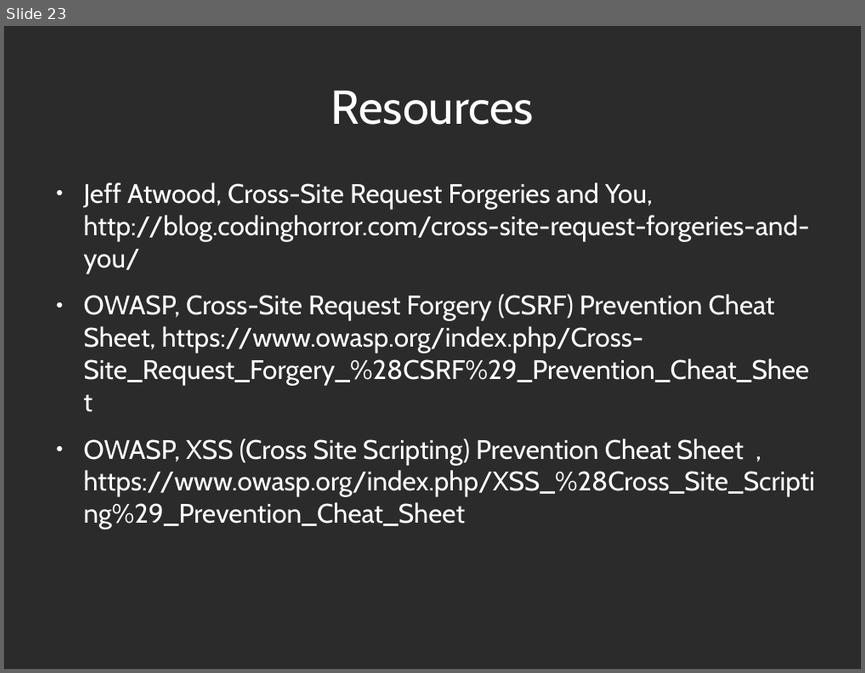
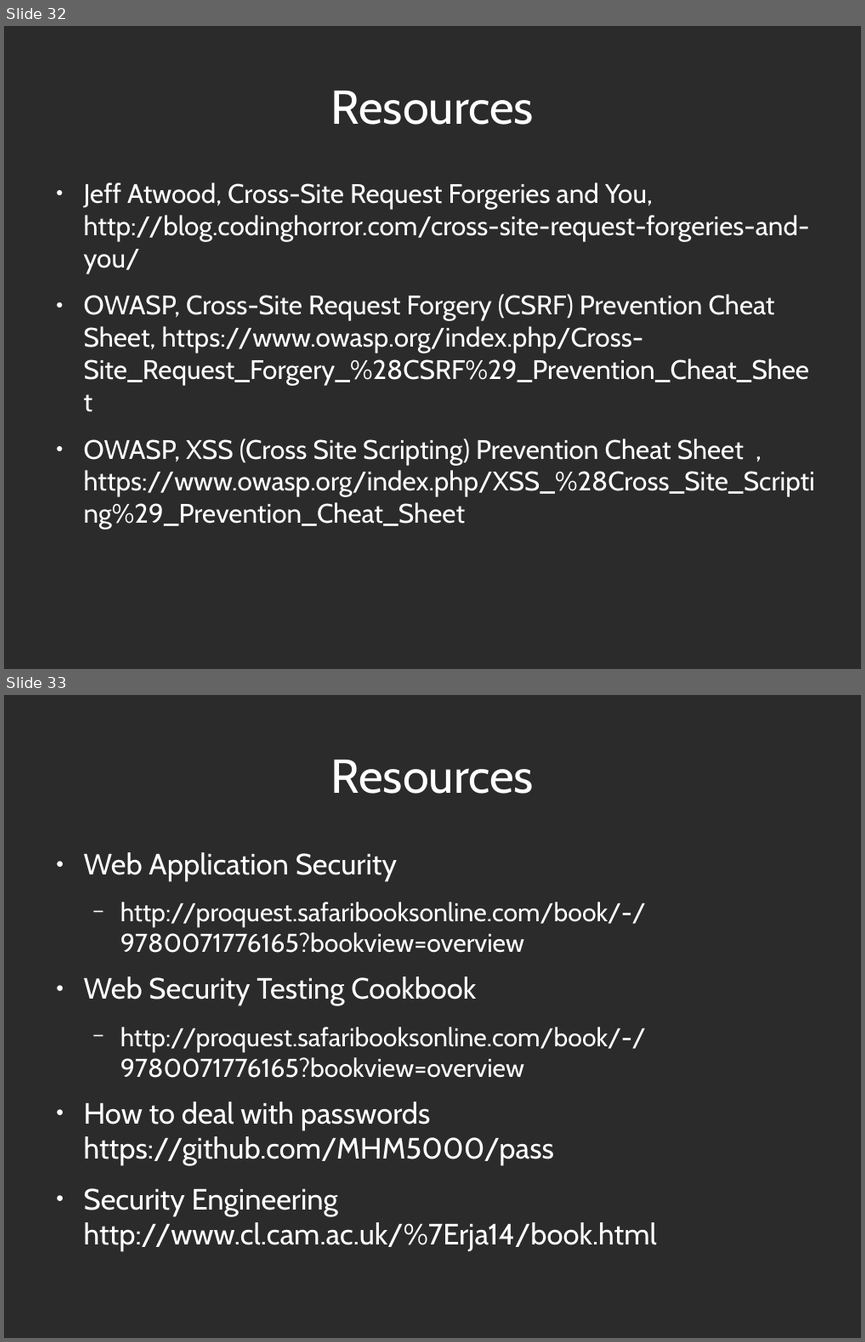
Before and after one commit to abramhindle/CMPUT404-Web-Security, a slide deck: 11-Security.odp. Shown one above the other, each under a label of ours: slide 23 before the commit, slides 32 and 33 after it. The pictures are 865x673 and 865x1342 pixels, drawn with LibreOffice and Linux fonts; fonts in the diff are those of the drawing; background and template pictures are left out; a plain dark background stands for a picture behind light text. Boxes give left, top, right and bottom in pixels: in the first picture for what was removed or moved away, otherwise in the second. Text is boxed around its words. In the diff, an @@ line names an element or a change of style, - is before the commit and + after.

```diff
--- a/11-Security.odp
+++ b/11-Security.odp
@@ slide 33 added at box(4, 695, 861, 1338), background picture (left out) @@
@@ title added at box(331, 760, 534, 794), 44 pt, text #FFFFFF @@
+Resources
@@ text added at box(84, 852, 657, 1251), 27.2 pt, text #FFFFFF @@
+● Web Application Security
+  − http://proquest.safaribooksonline.com/book/-/9780071776165?bookview=overview
+● Web Security Testing Cookbook
+  − http://proquest.safaribooksonline.com/book/-/9780071776165?bookview=overview
+● How to deal with passwords https://github.com/MHM5000/pass
+● Security Engineering http://www.cl.cam.ac.uk/%7Erja14/book.html
@@ what was slide 23 is now slide 32 @@
```
Also in this commit, not shown: 15 other slides added, 5 slides removed, 1 other file.
